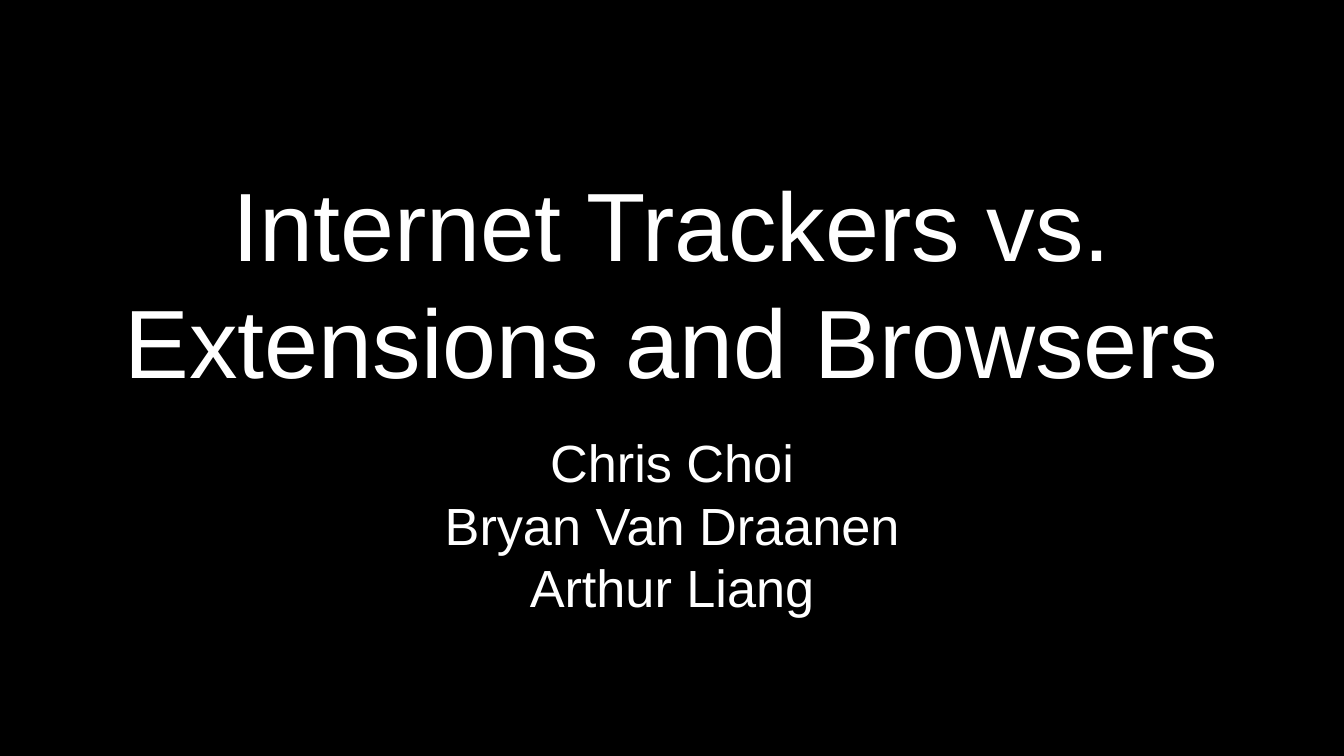
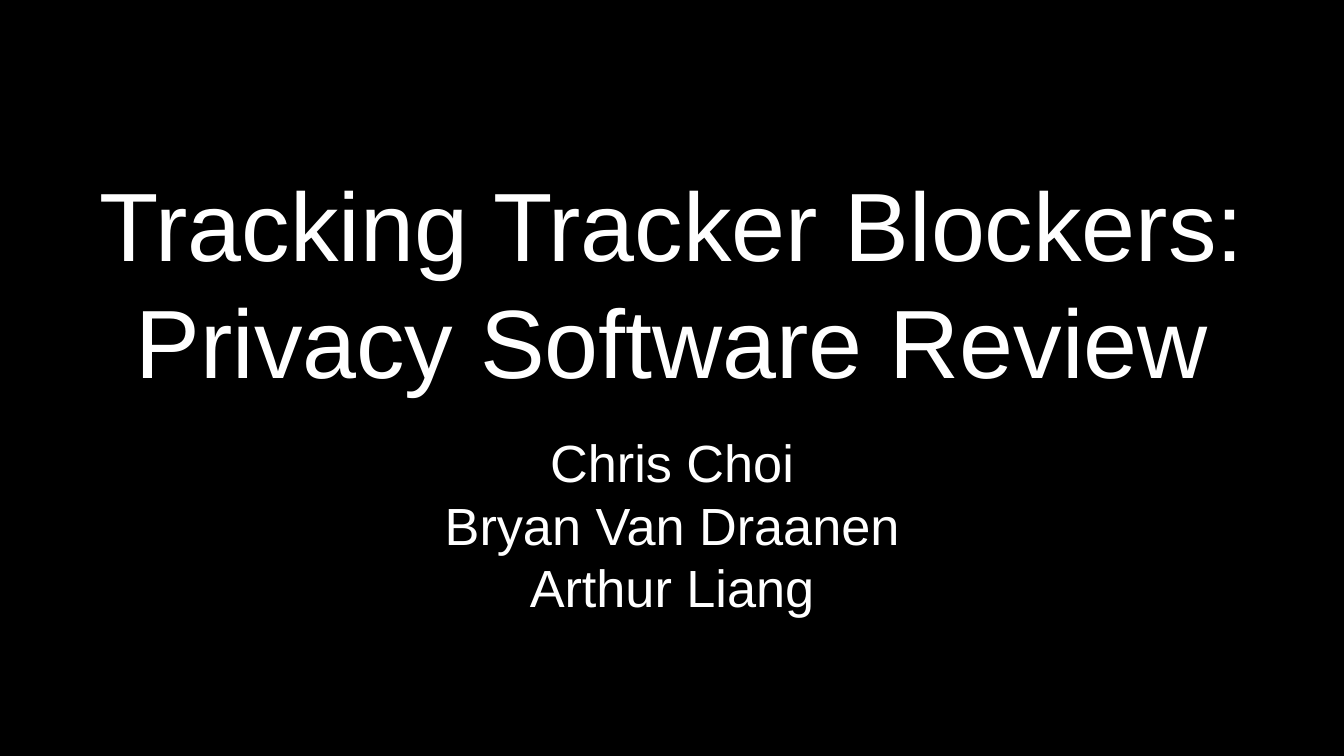
Before and after one commit to liangw6/XYZ, a slide deck: slide 1 of Final Presentation.pptx. Drawn at 1344x756 pixels with LibreOffice and Linux fonts; fonts in the diff are those of the drawing. Boxes give left, top, right and bottom in pixels: in the first picture for what was removed or moved away, otherwise in the second. Text is boxed around its words. In the diff, an @@ line names an element or a change of style, - is before the commit and + after.

Commit message:
Initial final presentation commit

```diff
--- a/Final Presentation.pptx
+++ b/Final Presentation.pptx
@@ title at (100,190,1244,395): text changed @@
-Internet Trackers vs. Extensions and Browsers
+Tracking Tracker Blockers: Privacy Software Review
```
